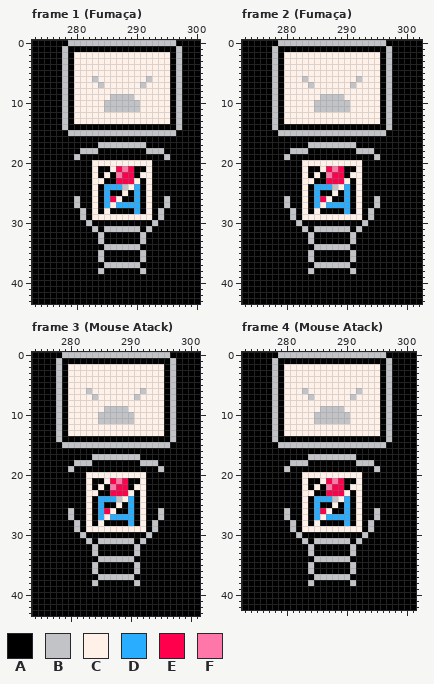
Two versions of one pixel-art file, Entregas/ase/Sprites/Sprite-0004.ase. Above: the version before the commit.
384x384 pixels, 57 frames. Colours within 5 levels of each other are drawn and written as one. Shown: frame 1 (Fumaça): x 273..300, y 0..43; frame 2 (Fumaça): x 273..302, y 0..43; frame 3 (Mouse Atack): x 274..301, y 0..43; frame 4 (Mouse Atack): x 273..301, y 0..42. The commit also changed other frames or places, which this record leaves out.
Palette (. is transparent): A #000000  B #c2c3c7  C #fff1e8  D #29adff  E #ff004d  F #ff77a8
New version:
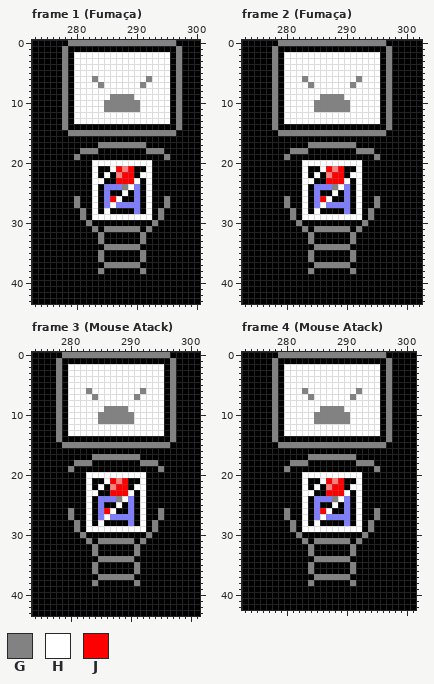
Colours new in this view: G #828282  H #ffffff  J #ff0000
The edit:
colour D: #29adff -> #7e7eff
colour F: #ff77a8 -> #ff7e7e
Changed rows in their new state; - is a pixel that keeps its letter.
Frame 1 (Fumaça), layer "Desenhos":
first column x 278:
 0 -GGGGGGGGGGGGGGGGGG-
 1 G------------------G
 2 G-HHHHHHHHHHHHHHHH-G
 3 G-HHHHHHHHHHHHHHHH-G
 4 G-HHHHHHHHHHHHHHHH-G
 5 G-HHHHHHHHHHHHHHHH-G
 6 G-HHHGHHHHHHHHGHHH-G
 7 G-HHHHGHHHHHHGHHHH-G
 8 G-HHHHHHHHHHHHHHHH-G
 9 G-HHHHHHGGGGHHHHHH-G
10 G-HHHHHGGGGGGHHHHH-G
11 G-HHHHHGGGGGGHHHHH-G
12 G-HHHHHHHHHHHHHHHH-G
13 G-HHHHHHHHHHHHHHHH-G
14 G------------------G
15 -GGGGGGGGGGGGGGGGGG-
17 ------GGGGGGGG------
18 ---GGG--------GGG---
19 --G--------------G--
20 -----HHHHHHHHHH-----
21 -----H--HJ-J--H-----
22 -----H-H--JJ-HH-----
23 -----HH--JJJH-H-----
24 -----H----GH--H-----
25 -----H----H---H-----
26 --G--H--JH----H--G--
27 --G--H--H-----H--G--
28 ---G-H-H------H-G---
29 ---G-HHHHHHHHHH-G---
30 ----G----------G----
31 -----G-GGGGGG-G-----
32 ------G------G------
33 ------G------G------
34 -------GGGGGG-------
35 ------G------G------
36 ------G------G------
37 -------GGGGGG-------
38 ------G------G------
Frame 2 (Fumaça), layer "Desenhos": the same change as frame 1 (Fumaça)
Frame 3 (Mouse Atack), layer "Desenhos": the same change as frame 1 (Fumaça)
Frame 4 (Mouse Atack), layer "Desenhos": the same change as frame 1 (Fumaça)
